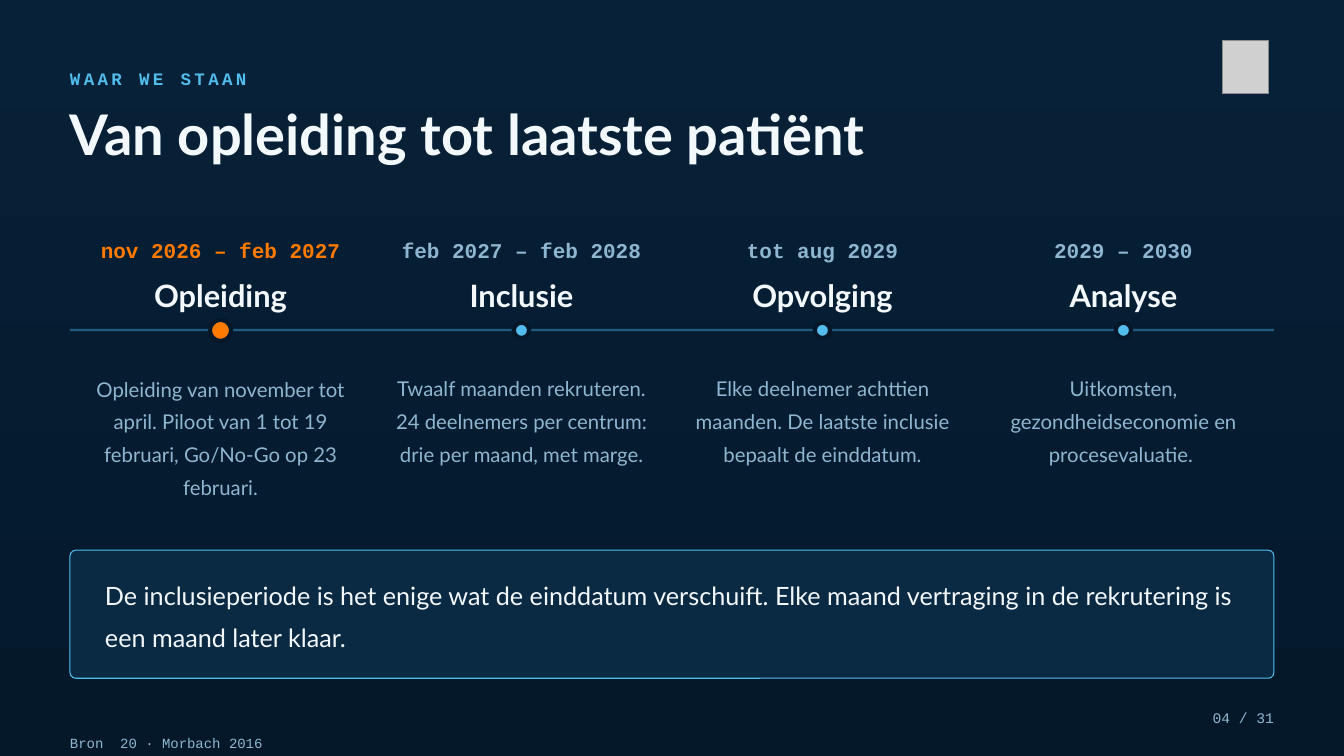
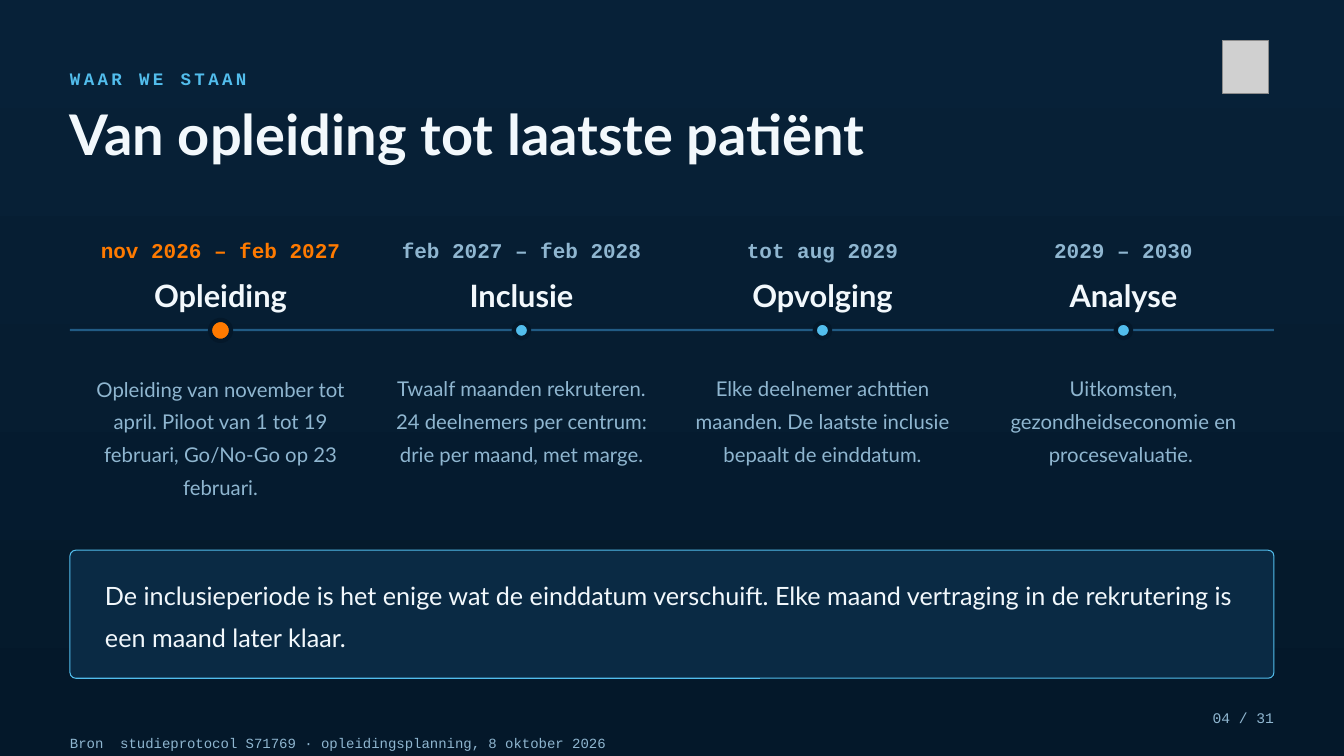
Before and after one commit to Dellfs/paradise-project, a slide deck: slide 4 of PARADISE_presentatie/PARADISE_az_groeninge.pptx. Drawn at 1344x756 pixels with LibreOffice and Linux fonts; fonts in the diff are those of the drawing; grey boxes stand for pictures. Boxes give left, top, right and bottom in pixels: in the first picture for what was removed or moved away, otherwise in the second. Text is boxed around its words. In the diff, an @@ line names an element or a change of style, - is before the commit and + after.

```diff
--- a/PARADISE_presentatie/PARADISE_az_groeninge.pptx
+++ b/PARADISE_presentatie/PARADISE_az_groeninge.pptx
@@ text at [70, 738, 605, 751]: text changed @@
-Bron 20 · Morbach 2016
+Bron studieprotocol S71769 · opleidingsplanning, 8 oktober 2026
```
Also in this commit, not shown: 3 other slides changed.
